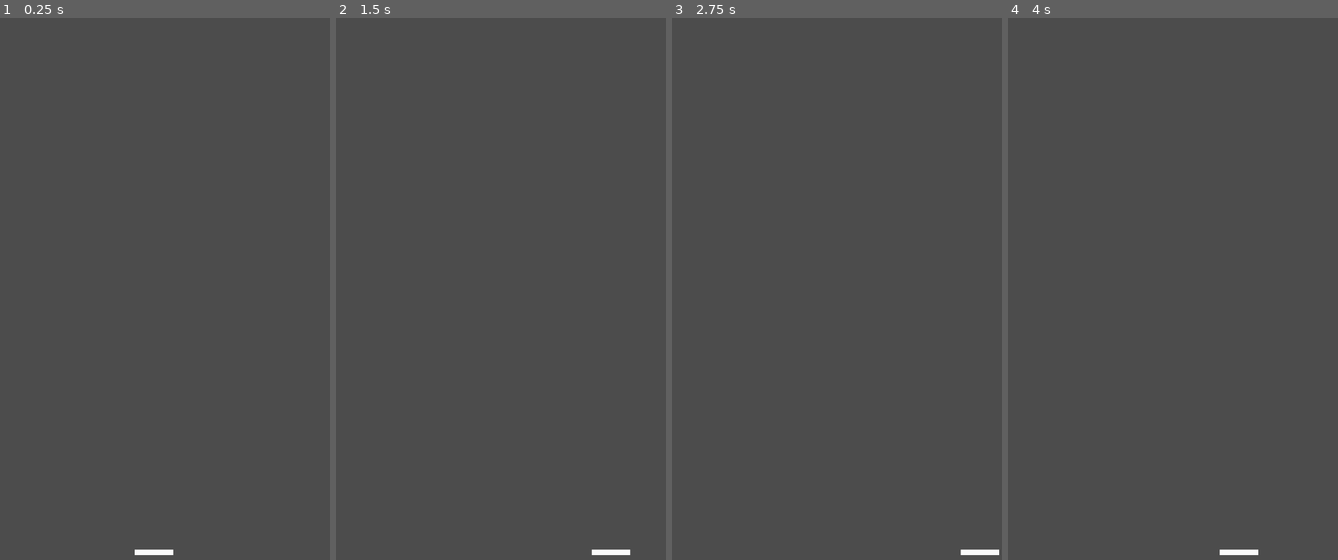
Above: before the commit, frames 1-4 (left to right).
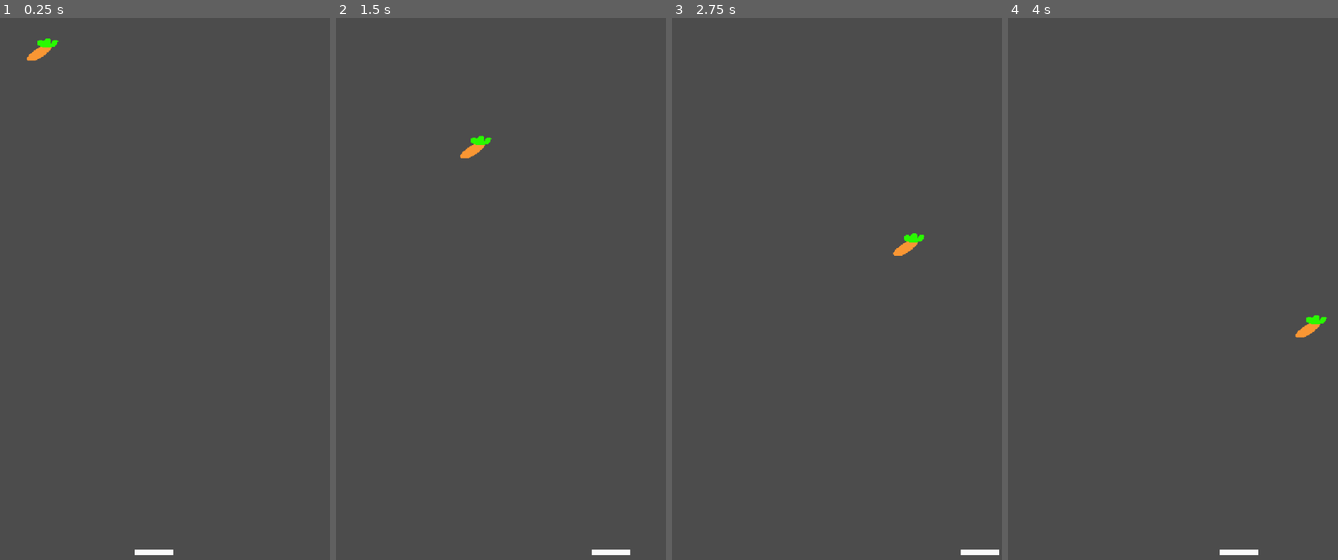
Above: after the commit, the same moments.

Repository: michaelgrav/ChildrensHealthGame
Game: Godot game, scene res://Main.tscn
Same seed, same stepped clock (60 frames per second), same inputs: the game is played once before the commit and once after it.
Inputs:
- Up to frame 1 (0.25 s): no input
- Up to frame 2 (1.5 s): hold Right (ui_right) 0.53-1.28 s; hold Left (ui_left) from 1.28 s (still down)
- Up to frame 3 (2.75 s): release Left (ui_left) at 2.03 s; hold Right (ui_right) from 2.03 s (still down)
- Up to frame 4 (4 s): release Right (ui_right) at 3.53 s; hold Left (ui_left) from 3.53 s (still down)

The runs differ from the first frame. In frame 1, 0.2% of the frame differs, in the area x 8-18%, y 3-8%; in frame 2, 0.2%; in frame 3, 0.2%; in frame 4, 0.2%, in the area x 86-97%, y 54-59%.

Commit message:
Carrot now bounces

Diff:
--- a/Game/Carrot.gd
+++ b/Game/Carrot.gd
@@ -1,13 +1,12 @@
 extends RigidBody2D
 signal hit
 
-export var speed = 5000
+export var speed = 50
 var direction = Vector2()
 
 func _ready():
-	randomize()
-	direction.x = rand_range(0, 1)
-	direction.y = rand_range(0, 1)
+	apply_impulse(Vector2(), Vector2(1,1).normalized() * speed)
+	set_bounce(1)
 
 func _process(delta):
 	var velocity = speed * delta * direction
--- a/Game/Carrot.tscn
+++ b/Game/Carrot.tscn
@@ -8,6 +8,7 @@
 height = 43.3388
 
 [node name="Carrot" type="RigidBody2D"]
+position = Vector2( 294.768, 338.083 )
 mode = 2
 gravity_scale = 0.0
 linear_damp = 0.0
--- a/Game/Main.tscn
+++ b/Game/Main.tscn
@@ -15,6 +15,8 @@
 scale = Vector2( 0.5, 0.5 )
 
 [node name="Carrot" parent="." instance=ExtResource( 3 )]
+position = Vector2( 43.6296, 54.9997 )
+speed = 200
 
 [node name="StartPosition" type="Position2D" parent="."]
 position = Vector2( 280, 1000 )
